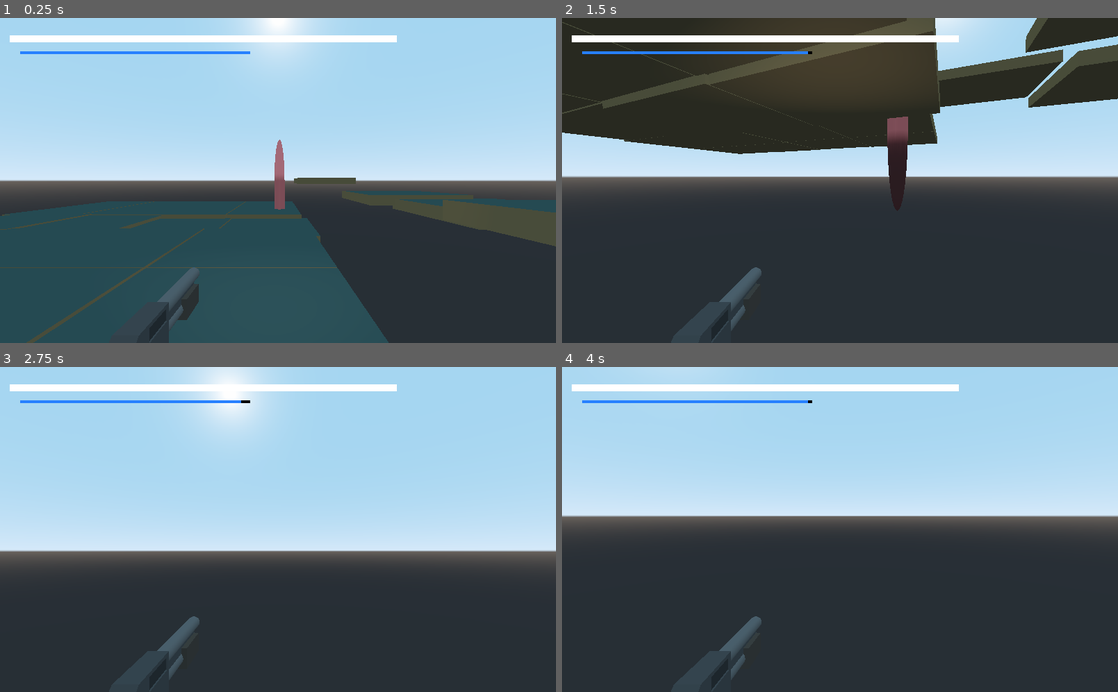
Above: before the commit, frames 1-4 (two rows, left to right).
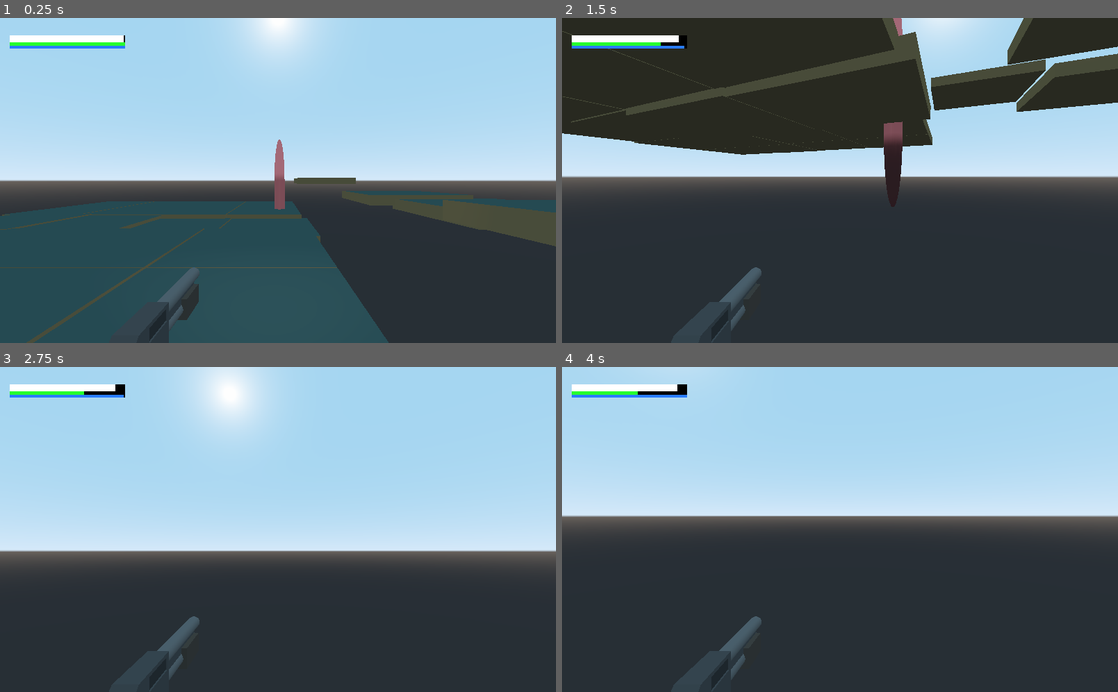
Above: after the commit, the same moments.

Repository: WillNilges/Slender-RIT
Game: Godot game, scene res://MainScene.tscn
The game is run twice, just before and just after one commit, with the same random seed, the same clock (stepped at 60 frames per second) and the same inputs. The project has no main scene, so this scene is started directly.
Inputs (mouse positions are in pixels of both pictures, inside the frame that each line leads up to):
- Up to frame 1 (0.25 s): no input
- Up to frame 2 (1.5 s): tap Enter (ui_accept) at 0.5 s; move the mouse to (867, 180) at 0.52 s; hold Shift (sprint, bound only after the commit) 0.53-1.28 s; hold W (move_forward) from 0.53 s (still down); tap Space (jump) at 0.77 s; move the mouse to (812, 180) at 1.27 s; tap F (shoot, bound only after the commit) at 1.35 s
- Up to frame 3 (2.75 s): keep holding W (move_forward); tap Space (jump) at 1.52 s; tap Shift (sprint, bound only after the commit) at 1.55 s; move the mouse to (289, 523) at 2.02 s; hold Shift (sprint, bound only after the commit) from 2.03 s (still down); tap E (shoot, bound only before the commit) at 2.1 s
- Up to frame 4 (4 s): keep holding W (move_forward); tap Enter (ui_accept) at 2.75, 3.5 s; move the mouse to (834, 536) at 2.77 s; release Shift (sprint, bound only after the commit) at 2.78 s; tap Shift (sprint, bound only after the commit) at 2.85 s; tap Space (jump) at 3.02, 3.77 s; move the mouse to (878, 532) at 3.52 s; hold Shift (sprint, bound only after the commit) from 3.53 s (still down)

The runs differ from the first frame. In frame 1, 1.8% of the frame differs, in the area x 1-72%, y 5-50%; in frame 2, 9.6%, in the area x 0-100%, y 0-58%; in frame 3, 1.7%; in frame 4, 1.8%.

Commit message:
Okay I'm done messing with the health bars I promise.

Diff:
--- a/Monster.gd
+++ b/Monster.gd
@@ -5,15 +5,18 @@
 var moveSpeed : float = 1.0
 
 # attacking
-var damage : int = 20
+var touchDamage : int = 20
 var attackRate : float = 0.2
 var attackDist : float = 1.2
+#var onscreen : bool = false
 
 var scoreToGive : int = 10
 
 # components
 onready var player : Node = get_node("/root/MainScene/Player")
 onready var timer : Timer = get_node("Timer")
+onready var playerLOS : RayCast = get_node("/root/MainScene/Player/Camera/PlayerLOS")
+onready var fearAura : VisibilityNotifier = get_node("FearAura")
 
 # Called when the node enters the scene tree for the first time.
 func _ready ():
@@ -28,11 +31,19 @@
 	# move the enemy towards the player
 	move_and_slide(dir * moveSpeed, Vector3.UP)
 
-func attack ():
+func attack (damage):
 	player.take_damage(damage)
 
 # Determines the frequency of Munchkin's Attack
 func _on_Timer_timeout():
 	# if we're at the right distance, attack the player
 	if translation.distance_to(player.translation) <= attackDist:
-		attack()
+		attack(touchDamage)
+
+	# Ah yes, more bäd cøde.
+	if fearAura.is_on_screen():
+	#	onscreen = true;
+		print_debug("Oh fuck there he is!")
+		attack(1)
+	#if fearAura.screen_exited() or !onscreen:
+	#	onscreen = false;
--- a/Monster.tscn
+++ b/Monster.tscn
@@ -8,8 +8,7 @@
 [sub_resource type="CapsuleMesh" id=2]
 material = SubResource( 1 )
 
-[sub_resource type="CapsuleShape" id=3]
-height = 0.812925
+[sub_resource type="CapsuleShape" id=4]
 
 [node name="Monster" type="KinematicBody"]
 script = ExtResource( 1 )
@@ -21,7 +20,9 @@
 
 [node name="MonsterCollisionShape" type="CollisionShape" parent="."]
 transform = Transform( 0.25, 0, 0, 0, -1.09278e-08, -2, 0, 0.25, -8.74228e-08, 0.00100899, -0.00275397, 0.011765 )
-shape = SubResource( 3 )
+shape = SubResource( 4 )
 
 [node name="Timer" type="Timer" parent="."]
+
+[node name="FearAura" type="VisibilityNotifier" parent="."]
 [connection signal="timeout" from="Timer" to="." method="_on_Timer_timeout"]
--- a/User Interface.tscn
+++ b/User Interface.tscn
@@ -9,7 +9,7 @@
 [node name="HealthBar" type="TextureProgress" parent="."]
 margin_left = 18.0
 margin_top = 32.0
-margin_right = 731.0
+margin_right = 230.0
 margin_bottom = 45.0
 value = 50.0
 texture_under = ExtResource( 2 )
@@ -18,13 +18,25 @@
 nine_patch_stretch = true
 
 [node name="PowerBar" type="TextureProgress" parent="."]
-margin_left = 37.0
-margin_top = 61.0
-margin_right = 461.0
-margin_bottom = 67.0
-value = 90.0
+margin_left = 18.0
+margin_top = 51.0
+margin_right = 230.0
+margin_bottom = 57.0
+value = 100.0
 texture_under = ExtResource( 2 )
 texture_progress = ExtResource( 2 )
 tint_under = Color( 0, 0, 0, 1 )
-tint_progress = Color( 0.156863, 0.505882, 1, 1 )
+tint_progress = Color( 0.164706, 0.490196, 1, 1 )
 nine_patch_stretch = true
+
+[node name="StaminaBar" type="TextureProgress" parent="."]
+margin_left = 18.0
+margin_top = 45.0
+margin_right = 230.0
+margin_bottom = 51.0
+value = 100.0
+texture_under = ExtResource( 2 )
+texture_progress = ExtResource( 2 )
+tint_under = Color( 0, 0, 0, 1 )
+tint_progress = Color( 0.156863, 1, 0.188235, 1 )
+nine_patch_stretch = true
--- a/player.gd
+++ b/player.gd
@@ -3,6 +3,12 @@
 # Sanity
 var curHP : int = 100
 var maxHP : int = 100
+var regenDelay : int = 3
+
+# Stamina
+var curSTM : int = 1000
+var maxSTM : int = 1000
+var STMregenRate : int = 10
 
 # Flashlight battery
 var on : bool = true
@@ -34,6 +40,7 @@
 onready var ui : Node = get_node("/root/MainScene/CanvasLayer/UI")
 onready var flashlightTimer : Timer = get_node("LightTimer")
 onready var flashlight : SpotLight = get_node("Camera/shotgun/muzzle/Flashlight")
+onready var regenTimer : Timer = get_node("RegenTimer")
 
 func _ready():
 	Input.set_mouse_mode(Input.MOUSE_MODE_CAPTURED)
@@ -88,9 +95,15 @@
 	var forward = global_transform.basis.z
 	var right = global_transform.basis.x
 
-	# set the velocity
-	vel.z = (forward * input.y + right * input.x).z * moveSpeed
-	vel.x = (forward * input.y + right * input.x).x * moveSpeed
+	if Input.is_action_pressed("sprint") and curSTM > 0:
+		# set the velocity
+		vel.z = (forward * input.y + right * input.x).z * moveSpeed
+		vel.x = (forward * input.y + right * input.x).x * moveSpeed
+		curSTM -= 5
+		update_stamina_bar(curSTM, maxSTM)
+	else:
+		vel.z = (forward * input.y + right * input.x).z * moveSpeed/2
+		vel.x = (forward * input.y + right * input.x).x * moveSpeed/2
 
 	# apply gravity
 	vel.y -= gravity * delta
@@ -106,11 +119,14 @@
 		on = !on
 		flashlight.visible = !flashlight.visible
 
+
+
+
 func take_damage (damage):
 	print_debug("Oof ouch owie")
 	curHP -= damage
 	update_health_bar(curHP,maxHP)
-
+	regenTimer.start(regenDelay)
 
 	if curHP <= 0:
 		die()
@@ -123,38 +139,53 @@
 func add_score (amount):
     score += amount
 
-# adds an amount of health to the player
-func add_health (amount):
-	curHP = clamp(curHP + amount, 0, maxHP)
-	update_health_bar(curHP, maxHP)
+# IDK why this is separate...
+#func add_health (amount):
+#	curHP = clamp(curHP + amount, 0, maxHP)
+
 
 # And here we see an example of "Bad Code."
 
 onready var healthBar : TextureProgress = get_node("/root/MainScene/CanvasLayer/UI/HealthBar")
 onready var powerBar : TextureProgress = get_node("/root/MainScene/CanvasLayer/UI/PowerBar")
+onready var staminaBar : TextureProgress = get_node("/root/MainScene/CanvasLayer/UI/StaminaBar")
 
 func update_health_bar (curHP, maxHP):
 	healthBar.max_value = maxHP
 	healthBar.value = curHP
-	pass
 
 func update_power_bar (curPOW, maxPOW):
 	powerBar.max_value = maxPOW
 	powerBar.value = curPOW
-	pass
 
+func update_stamina_bar (curSTM, maxSTM):
+	staminaBar.max_value = maxSTM
+	staminaBar.value = curSTM
+
+# This is basically just the "regen" timer now. For everything. Because I'm a lazy fuck.
 func _on_LightTimer_timeout():
-	#print_debug("Lights out")
-	if on:
-		curPOW -= 2
-	if !on:
-		curPOW += 1
+	# Drain when turned on
+	if on and curPOW > 0:
+		curPOW = clamp(curPOW - 2, 0, maxPOW)
+	# Recharge when turned off
+	if !on and curPOW < 100:
+		curPOW = clamp(curPOW + 1, 0, maxPOW)
+	# If out of battery, turn off.
 	if curPOW <= 0:
 		flashlight.visible = !flashlight.visible
-	# This is poor coding practice, but go fuck yourself
-	if curHP < 100:
-		if curHP+10 > 100:
-			add_health(1)
-		else:
-			add_health(2)
+
+	# Delay before regenerating HP.
+	if regenTimer.time_left <= 0:
+		if curHP < 100:
+			# Fast regen when lit
+			if curHP+20 > 100:
+				curHP = clamp(curHP + 5, 0, maxHP)
+			# Slow regen when not lit
+			else:
+				curHP = clamp(curHP + 1, 0, maxHP)
+
+	if curSTM < 1000 && !Input.is_action_pressed("sprint"):
+		curSTM = clamp(curSTM + 100, 0, maxSTM)
+	update_health_bar(curHP, maxHP)
 	update_power_bar(curPOW, maxPOW)
+	update_stamina_bar(curSTM, maxSTM)
--- a/player.tscn
+++ b/player.tscn
@@ -19,6 +19,12 @@
 transform = Transform( 1, 0, 0, 0, 1, 0, 0, 0, 1, 0, 0.25, 0 )
 environment = ExtResource( 2 )
 current = true
+
+[node name="PlayerLOS" type="RayCast" parent="Camera"]
+transform = Transform( 1, 0, 0, 0, 1, 0, 0, 0, 10, 0, 0, 0 )
+enabled = true
+cast_to = Vector3( 0, 0, -1 )
+collide_with_areas = true
 
 [node name="shotgun" type="MeshInstance" parent="Camera"]
 transform = Transform( -1, 0, -8.74228e-08, 0, 1, 0, 8.74228e-08, 0, -1, -0.0440388, -0.0552938, -0.0823132 )
@@ -63,4 +69,7 @@
 [node name="Flashlight" type="SpotLight" parent="Camera/shotgun/muzzle"]
 
 [node name="LightTimer" type="Timer" parent="."]
+
+[node name="RegenTimer" type="Timer" parent="."]
+one_shot = true
 [connection signal="timeout" from="LightTimer" to="." method="_on_LightTimer_timeout"]
--- a/project.godot
+++ b/project.godot
@@ -47,7 +47,12 @@
 }
 shoot={
 "deadzone": 0.5,
-"events": [ Object(InputEventKey,"resource_local_to_scene":false,"resource_name":"","device":0,"alt":false,"shift":false,"control":false,"meta":false,"command":false,"pressed":false,"scancode":69,"unicode":0,"echo":false,"script":null)
+"events": [ Object(InputEventKey,"resource_local_to_scene":false,"resource_name":"","device":0,"alt":false,"shift":false,"control":false,"meta":false,"command":false,"pressed":false,"scancode":70,"unicode":0,"echo":false,"script":null)
+ ]
+}
+sprint={
+"deadzone": 0.5,
+"events": [ Object(InputEventKey,"resource_local_to_scene":false,"resource_name":"","device":0,"alt":false,"shift":false,"control":false,"meta":false,"command":false,"pressed":false,"scancode":16777237,"unicode":0,"echo":false,"script":null)
  ]
 }
 
